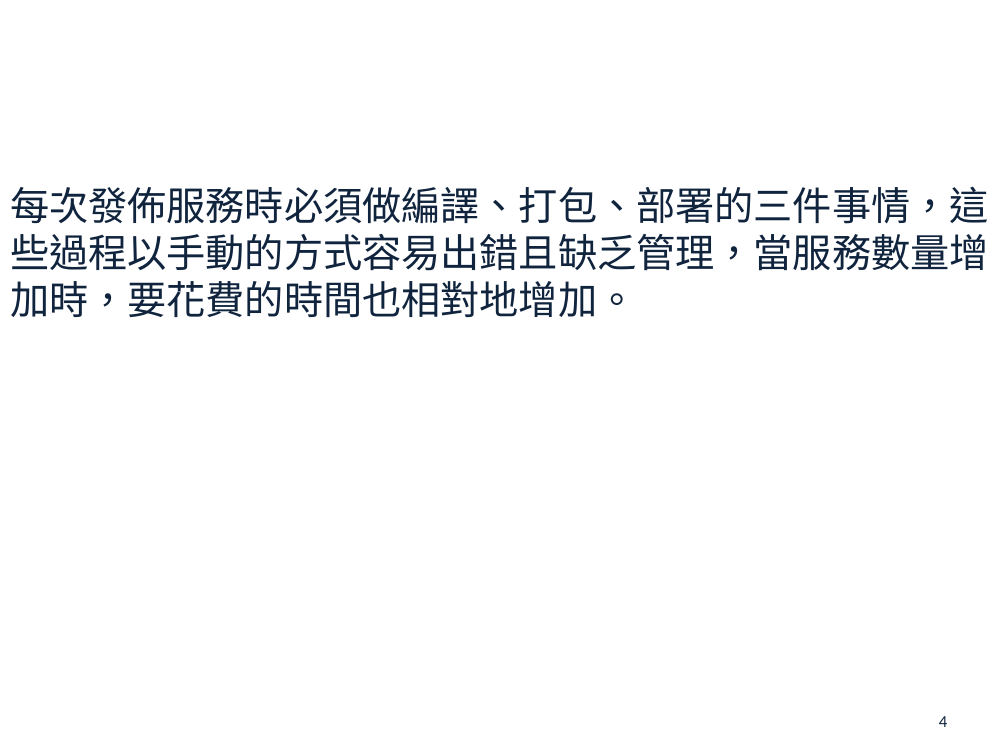
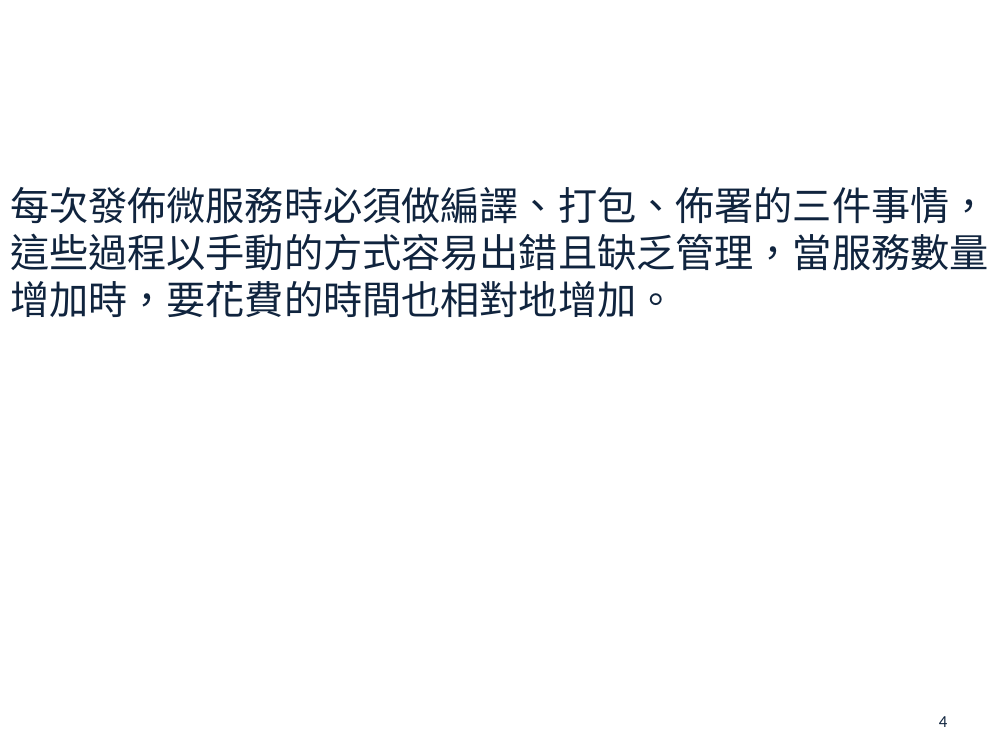
Before and after one commit to john78530/thesis, a slide deck: slide 4 of Oral.pptx. Drawn at 1008x756 pixels with LibreOffice and Linux fonts; fonts in the diff are those of the drawing; background and template pictures are left out. Boxes give left, top, right and bottom in pixels: in the first picture for what was removed or moved away, otherwise in the second. Text is boxed around its words. In the diff, an @@ line names an element or a change of style, - is before the commit and + after.

```diff
--- a/Oral.pptx
+++ b/Oral.pptx
@@ text at [10, 187, 989, 318]: text changed @@
-每次發佈服務時必須做編譯、打包、部署的三件事情，這些過程以手動的方式容易出錯且缺乏管理，當服務數量增加時，要花費的時間也相對地增加。
+每次發佈微服務時必須做編譯、打包、佈署的三件事情，這些過程以手動的方式容易出錯且缺乏管理，當服務數量增加時，要花費的時間也相對地增加。
```
Also in this commit, not shown: 8 other slides changed, 1 slide removed.
